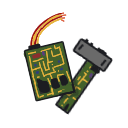
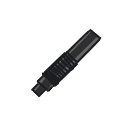
The second 128×128 image is a revision of the first. Changes to its layers:
hid group "TechParts" (3 layers) over left=23, top=12, right=113, bottom=115
painted on "Paint Layer 17" over left=23, top=12, right=113, bottom=115
painted on "Paint Layer 19" over left=23, top=12, right=113, bottom=115
painted on "Paint Layer 18" over left=23, top=12, right=113, bottom=115
showed group "Supressor" (2 layers) over left=23, top=12, right=113, bottom=115
painted on "Paint Layer 4" over left=23, top=12, right=113, bottom=115
